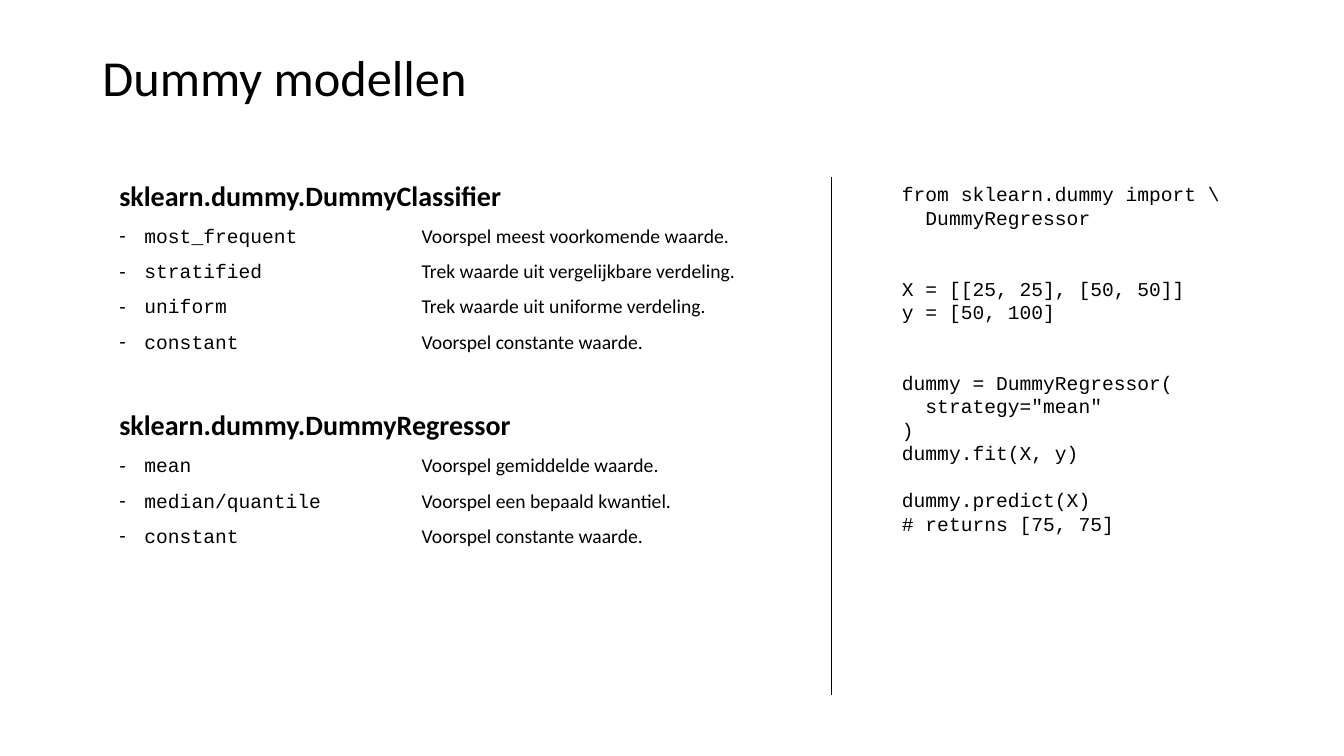
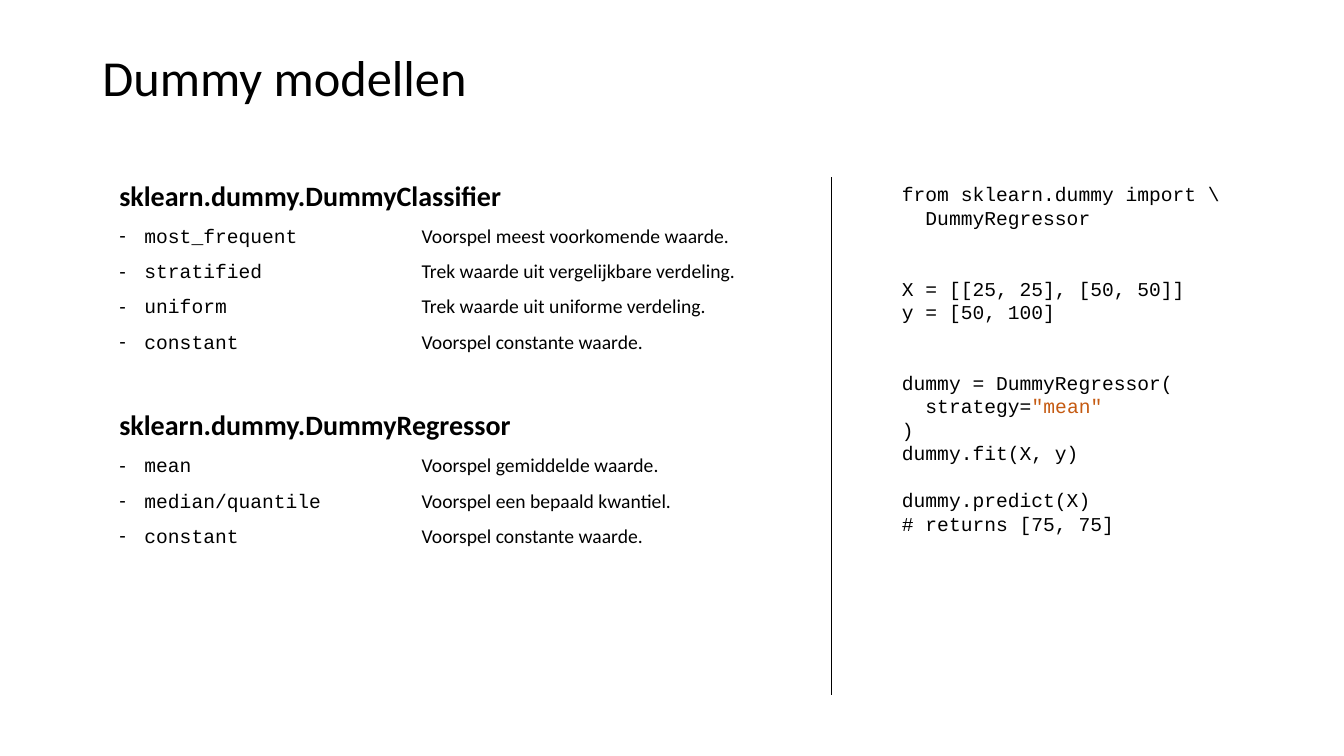
Before and after one commit to LFKoning/knowledge-sharing, a slide deck: slide 30 of python_trainees/4_scikit_learn/python_traineeship_4.pptx (slide 28 before the commit). Drawn at 1344x756 pixels with LibreOffice and Linux fonts; fonts in the diff are those of the drawing. Boxes give left, top, right and bottom in pixels: in the first picture for what was removed or moved away, otherwise in the second. Text is boxed around its words. In the diff, an @@ line names an element or a change of style, - is before the commit and + after.

```diff
--- a/python_trainees/4_scikit_learn/python_traineeship_4.pptx
+++ b/python_trainees/4_scikit_learn/python_traineeship_4.pptx
@@ text at <box>925,399,1102,417</box>: text colour #000000 to #C55A11 in "strategy="mean"" @@
```
Also in this commit, not shown: 10 other slides changed, 3 slides added, 1 slide removed, 12 other files.
